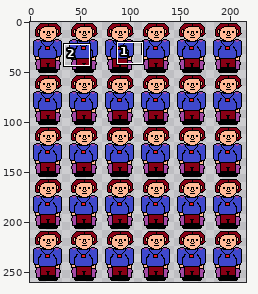
Sprite sheet, stored at images/NPCs/Addy.png. Above, an overview of the earlier version with the close-up marked.
Close-up. Before the edit:
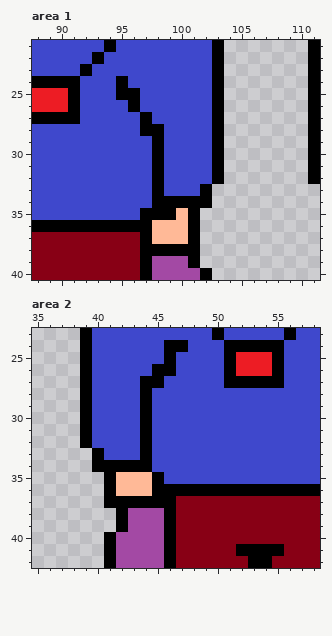
The file is 216x260 pixels. Shown: area 1: x 88..111, y 21..40; area 2: x 35..58, y 23..42. The commit also changed other parts of the picture, which this record leaves out.
And afterwards:
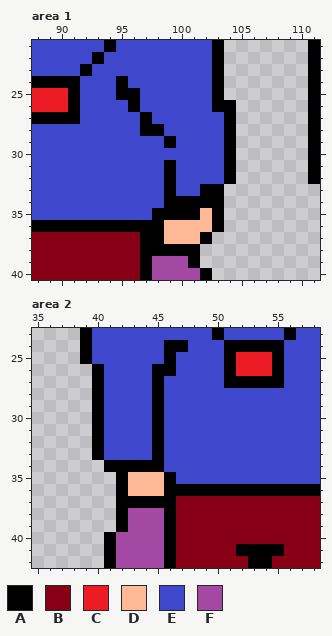
Palette (. is transparent): A #000000  B #880015  C #ed1c24  D #ffb997  E #3f48cc  F #a349a4
Difference:
Area 1:
The edit adds colour A in rows 26 to 32 at x 104; in rows 33 to 36 at x 103; in row 37 at x 102.
Colour D gives way to colour A in row 35 at x 100; in rows 36 to 37 at x 98.
Colour E gives way to colour A in row 29 at x 99; in rows 31 to 33 at x 99.
The edit adds colour D in rows 35 to 36 at x 102.
Colour A gives way to colour D in rows 36 to 37 at x 101.
Colour A gives way to colour E in rows 27 to 28 at x 103; in rows 29 to 32 at x 98 and 103; in rows 33 to 34 at x 98; in row 35 at x 97.
Area 2:
Colour D gives way to colour A in rows 35 to 36 at x 42.
Colour E gives way to colour A in rows 26 to 27 at x 40; in rows 28 to 32 at x 40 and 45; in rows 33 to 34 at x 45; in row 35 at x 46.
Colour A gives way to colour D in rows 35 to 36 at x 45.
Colour A gives way to colour E in rows 27 to 33 at x 44.
The edit erases colour A in rows 26 to 32 at x 39; in row 34 at x 40; in rows 35 to 37 at x 41.
Changed places in both close-ups, as pixel boxes (x1, y1, x2, y2):
changed: (140, 100, 236, 244)
changed: (80, 364, 176, 508)
